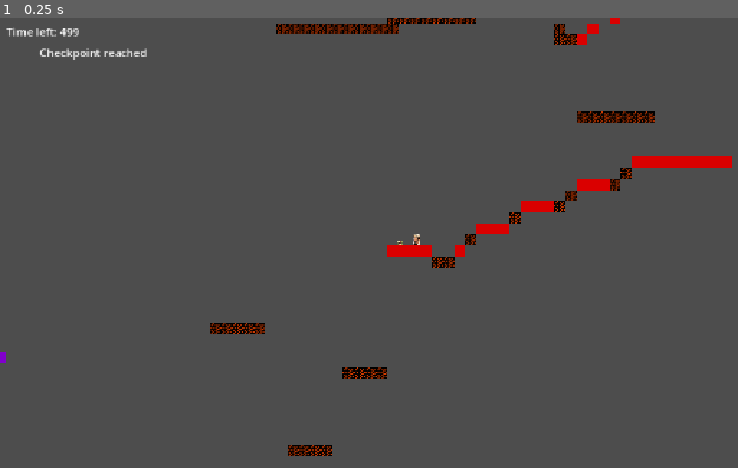
Above: before the commit, frame 1.
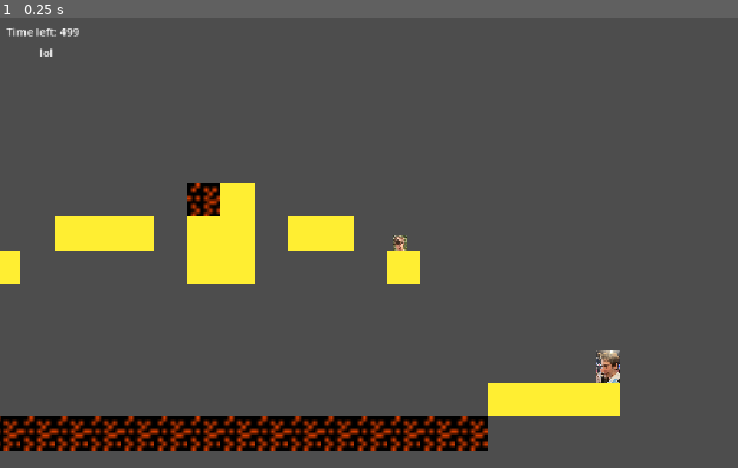
Above: after the commit, the same moment.

Repository: Tigerente10/BounceBack
Game: Godot game, scene res://ms.tscn
Same seed, same stepped clock (60 frames per second), same inputs: the game is played once before the commit and once after it.
Inputs:
- Up to frame 1 (0.25 s): no input

The runs differ from the first frame. In frame 1, 14% of the frame differs, in the area x 0-100%, y 0-98%.

Commit message:
Made Checkpoints have a number

Diff:
--- a/ms.tscn
+++ b/ms.tscn
@@ -8,14 +8,14 @@
 [sub_resource type="RectangleShape2D" id="RectangleShape2D_2pj7l"]
 size = Vector2(228.57147, 63.321438)
 
-[sub_resource type="RectangleShape2D" id="RectangleShape2D_f6wdt"]
-size = Vector2(285.6072, 119.50004)
-
-[sub_resource type="RectangleShape2D" id="RectangleShape2D_3p87w"]
-size = Vector2(342.8036, 119.50004)
-
-[sub_resource type="RectangleShape2D" id="RectangleShape2D_5rver"]
-size = Vector2(342.8036, 119.50004)
+[sub_resource type="RectangleShape2D" id="RectangleShape2D_r5ay7"]
+size = Vector2(285.71436, 108.85712)
+
+[sub_resource type="RectangleShape2D" id="RectangleShape2D_bpf5p"]
+size = Vector2(339.2857, 53.57141)
+
+[sub_resource type="RectangleShape2D" id="RectangleShape2D_76e1u"]
+size = Vector2(339.2857, 75.00012)
 
 [sub_resource type="RectangleShape2D" id="RectangleShape2D_2cp2u"]
 size = Vector2(228.57141, 119.50004)
@@ -42,6 +42,8 @@
 @onready var timer = $\"../FloorTimer\"
 var timeout = 0.25
 var can_jump
+var curCheckPoint = 0
+var died = false
 
 const SPEED = 100.0
 const JUMP_VELOCITY = -175.0
@@ -53,6 +55,7 @@
 var respawnPosition = self.position
 
 var acceleration = 1000
+
 
 func _physics_process(delta: float) -> void:
 	var direction := Input.get_axis(\"ui_left\", \"ui_right\")
@@ -134,9 +137,12 @@
 
 func _on_area_2d_area_entered(area: Area2D) -> void:
 	if area.is_in_group(\"Checkpoint\"):
-		$\"../CanvasLayer/Label2\".text = \"Checkpoint reached\"
 		print(\"help\")
 		respawnPosition = self.position;
+		curCheckPoint = str(area.name)
+		curCheckPoint = curCheckPoint.replace(\"Checkpoint\", \"\")
+		$\"../CanvasLayer/Label2\".text = curCheckPoint
+
 	if area.is_in_group(\"Killzone\"):
 		self.position = respawnPosition
 
@@ -325,16 +331,16 @@
 
 [node name="Node2D" type="Node2D" unique_id=178134174]
 
-[node name="Checkpoint" type="Area2D" parent="." unique_id=288104452 groups=["Checkpoint"]]
+[node name="Checkpoint1" type="Area2D" parent="." unique_id=288104452 groups=["Checkpoint"]]
 position = Vector2(-692, -49)
 
-[node name="Sprite2D" type="Sprite2D" parent="Checkpoint" unique_id=304386976 groups=["Checkpoint"]]
+[node name="Sprite2D" type="Sprite2D" parent="Checkpoint1" unique_id=304386976 groups=["Checkpoint"]]
 show_behind_parent = true
 position = Vector2(52, -1)
 scale = Vector2(0.01, 0.01)
 texture = ExtResource("3_cdtle")
 
-[node name="CollisionShape2D" type="CollisionShape2D" parent="Checkpoint" unique_id=1028077449 groups=["Checkpoint"]]
+[node name="CollisionShape2D" type="CollisionShape2D" parent="Checkpoint1" unique_id=1028077449 groups=["Checkpoint"]]
 position = Vector2(26, 0)
 scale = Vector2(0.28, 0.28)
 shape = SubResource("RectangleShape2D_2pj7l")
@@ -349,9 +355,9 @@
 texture = ExtResource("3_cdtle")
 
 [node name="CollisionShape2D" type="CollisionShape2D" parent="Checkpoint2" unique_id=289697785 groups=["Checkpoint"]]
-position = Vector2(11, -10)
+position = Vector2(10, -8.7599945)
 scale = Vector2(0.28, 0.28)
-shape = SubResource("RectangleShape2D_f6wdt")
+shape = SubResource("RectangleShape2D_r5ay7")
 
 [node name="Checkpoint3" type="Area2D" parent="." unique_id=1236913429 groups=["Checkpoint"]]
 position = Vector2(-141, 1090)
@@ -363,9 +369,9 @@
 texture = ExtResource("3_cdtle")
 
 [node name="CollisionShape2D" type="CollisionShape2D" parent="Checkpoint3" unique_id=1625739821 groups=["Checkpoint"]]
-position = Vector2(19.007492, -10)
+position = Vector2(19.5, -2.5)
 scale = Vector2(0.28, 0.28)
-shape = SubResource("RectangleShape2D_3p87w")
+shape = SubResource("RectangleShape2D_bpf5p")
 
 [node name="Checkpoint4" type="Area2D" parent="." unique_id=1289116821 groups=["Checkpoint"]]
 position = Vector2(35, 1471)
@@ -377,9 +383,9 @@
 texture = ExtResource("3_cdtle")
 
 [node name="CollisionShape2D" type="CollisionShape2D" parent="Checkpoint4" unique_id=2101064367 groups=["Checkpoint"]]
-position = Vector2(19.007492, -10)
+position = Vector2(20, -2)
 scale = Vector2(0.28, 0.28)
-shape = SubResource("RectangleShape2D_5rver")
+shape = SubResource("RectangleShape2D_76e1u")
 
 [node name="Checkpoint5" type="Area2D" parent="." unique_id=1383938092 groups=["Checkpoint"]]
 position = Vector2(-13, 2111)
@@ -480,7 +486,7 @@
 shape = SubResource("RectangleShape2D_xhsb8")
 
 [node name="Player" type="CharacterBody2D" parent="." unique_id=1259085629]
-position = Vector2(9, 2103)
+position = Vector2(-739, -125)
 scale = Vector2(0.01, 0.01)
 collision_mask = 3
 script = SubResource("GDScript_2pj7l")
@@ -493,6 +499,7 @@
 [node name="Camera2D" type="Camera2D" parent="Player/CollisionShape2D2" unique_id=1159369989]
 position = Vector2(1.2023926, -1.5000305)
 scale = Vector2(1.0000004, 1.0000004)
+zoom = Vector2(3, 3)
 
 [node name="Area2D" type="Area2D" parent="Player" unique_id=1044452417]
 
